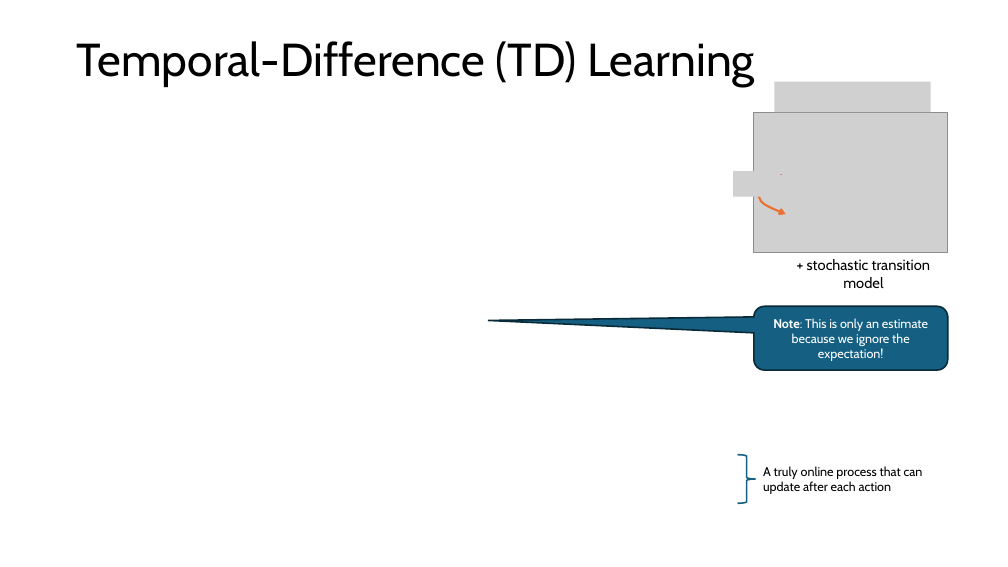
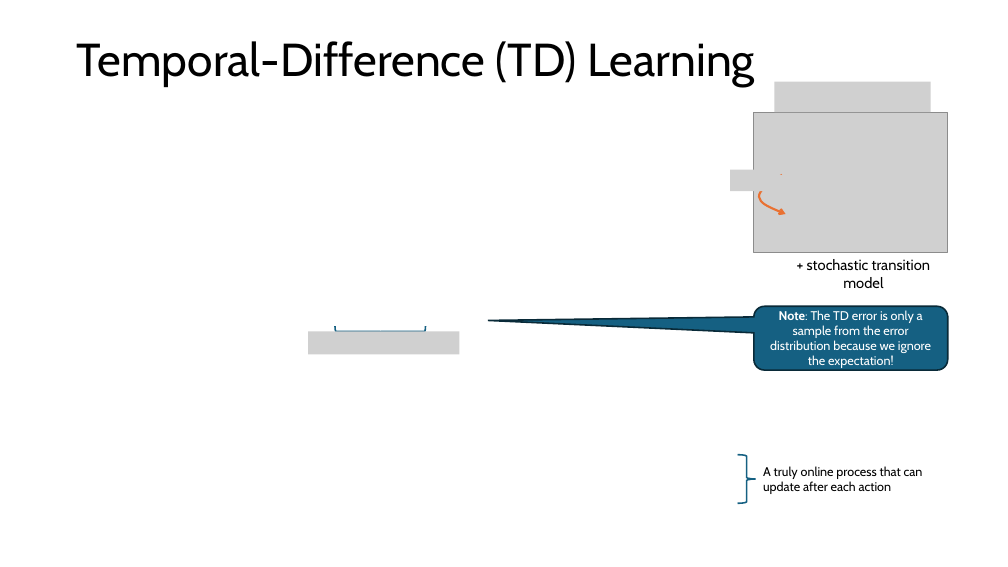
Before and after one commit to mhahsler/Introduction_to_Reinforcement_Learning, a slide deck: slide 5 of slides/Lecture_Chapter06.pptx. Drawn at 1008x567 pixels with LibreOffice and Linux fonts; fonts in the diff are those of the drawing; grey boxes stand for pictures. Boxes give left, top, right and bottom in pixels: in the first picture for what was removed or moved away, otherwise in the second. Text is boxed around its words. In the diff, an @@ line names an element or a change of style, - is before the commit and + after.

```diff
--- a/slides/Lecture_Chapter06.pptx
+++ b/slides/Lecture_Chapter06.pptx
@@ picture: place and size @@
-picture at <box>734,171,771,197</box>
+picture at <box>730,169,771,191</box>
@@ right brace added at <box>335,327,426,337</box>, outline #156082 1.5 pt @@
@@ text in rounded speech box at <box>770,310,931,368</box>: text changed @@
-Note: This is only an estimate because we ignore the expectation!
+Note: The TD error is only a sample from the error distribution because we ignore the expectation!
@@ picture added at <box>309,331,460,354</box> @@
```
Also in this commit, not shown: 1 other slide changed, 2 other files.
